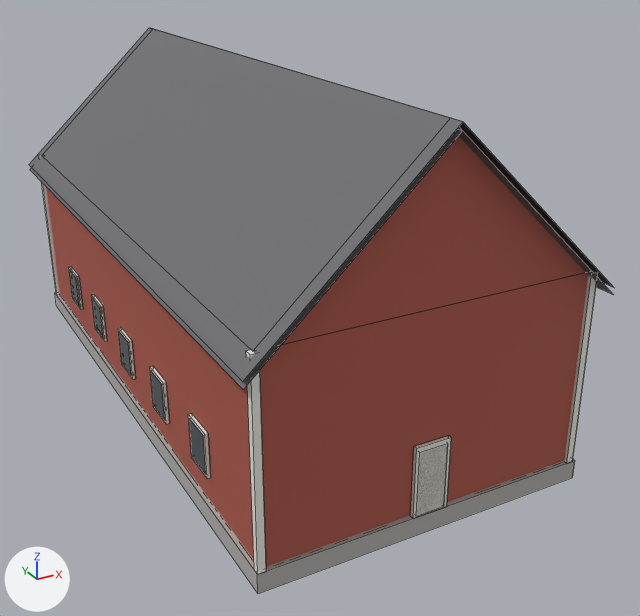
The Blender file assets/environment/blender/barn.blend: old version first, new version second.
Both versions are drawn from a camera (50 mm lens) standing at (-12.1, -26.0, 14.7) and looking at (1.8, -0.7, 2.0). The axes (+X, +Y, +Z) are drawn at lower left. The lights are the same throughout. The first picture is the older version. Mesh edges are drawn as thin lines. Objects named as collision shapes, trigger or cutter boxes, shadow casters or lower levels of detail are left out.

The first picture shows 'barn_LOD0'.
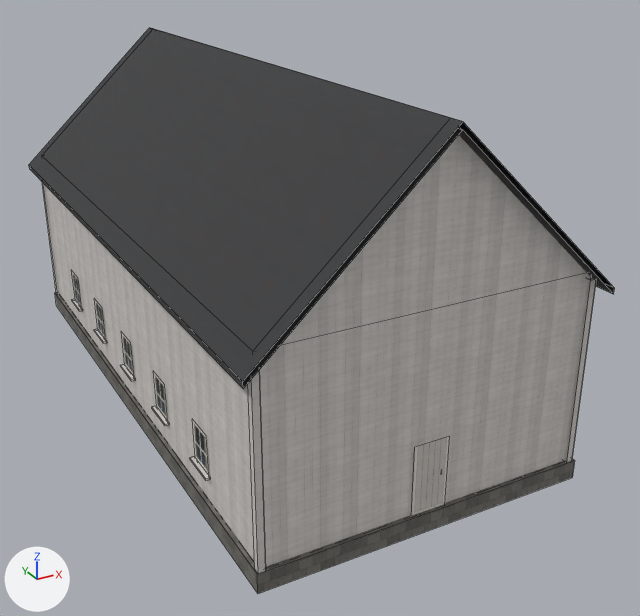
Where the change shows, as pixel boxes [x1, y1, x2, y2] in the pictures (640 x 616 px; the box of a moved part takes in the faces that stretch with it):
'barn_LOD0', reshaped
    before: [29, 28, 614, 594]
    after: [29, 28, 615, 594]
part 1 of me_barn_lod0, moved or reshaped (not visible before)
    after: [192, 419, 209, 475]
part 2 of me_barn_lod0, moved or reshaped (not visible before)
    after: [154, 372, 168, 421]
part 3 of me_barn_lod0, moved or reshaped (not visible before)
    after: [121, 331, 134, 377]
part 4 of me_barn_lod0, moved or reshaped (not visible before)
    after: [94, 298, 106, 340]
part 5 of me_barn_lod0, moved or reshaped (not visible before)
    after: [72, 271, 82, 308]
part 6 of me_barn_lod0, deleted
    before: [38, 155, 595, 517]
part 7 of me_barn_lod0, moved or reshaped
    before: [77, 276, 451, 479]
    after: [29, 165, 615, 480]
part 8 of me_barn_lod0, recoloured
    both: [55, 292, 575, 594]
part 9 of me_barn_lod0, recoloured (red to grey)
    both: [46, 127, 588, 567]
part 10 of me_barn_lod0, recoloured (darker)
    both: [29, 28, 614, 389]
part 11 of me_barn_lod0, recoloured
    before: [38, 156, 597, 573]
    after: [42, 182, 596, 572]

The change, as a list of edits to the scene's bpy script:
```text
Add mat_bld_sidingboard:
    mat_bld_sidingboard = bpy.data.materials.new('Bld_SidingBoard')
    # uses the picture img_bld_siding_board_alb_png
    # uses the picture img_bld_siding_board_nrm_png
Add mat_bld_woodgrey:
    mat_bld_woodgrey = bpy.data.materials.new('Bld_WoodGrey')
    # uses the picture img_bld_wood_grey_alb_png
    # uses the picture img_bld_wood_grey_nrm_png
Add mat_bld_trim:
    mat_bld_trim = bpy.data.materials.new('Bld_Trim')
    # uses the picture img_bld_siding_board_alb_png
    # uses the picture img_bld_siding_board_nrm_png
Add mat_bld_door:
    mat_bld_door = bpy.data.materials.new('Bld_Door')
    # uses the picture img_bld_door_alb_png
    # uses the picture img_bld_door_nrm_png
Add mat_bld_roofsheet:
    mat_bld_roofsheet = bpy.data.materials.new('Bld_RoofSheet')
    # uses the picture img_bld_roof_sheet_alb_png
    # uses the picture img_bld_roof_sheet_nrm_png
Add mat_bld_window:
    mat_bld_window = bpy.data.materials.new('Bld_Window')
    # uses the picture img_bld_window_alb_png
    # uses the picture img_bld_window_nrm_png
Add mat_bld_stone:
    mat_bld_stone = bpy.data.materials.new('Bld_Stone')
    # uses the picture img_bld_stone_alb_png
    # uses the picture img_bld_stone_nrm_png
Change me_barn_lod0:
    remove me_barn_lod0.from_pydata(...)  # 730 vertices, 183 faces; spans x -5.4..12.0, y -10.4..10.4, z -0.6..10.6
    remove me_barn_lod0.materials.append(mat_glass_dark)  # dark grey #454b50
    remove me_barn_lod0.materials.append(mat_wood_weathered)  # beige #aa9e8e
    remove me_barn_lod0.materials.append(mat_wood_planks)  # beige #a29586
    add me_barn_lod0.from_pydata(...)  # 474 vertices, 119 faces; spans x -5.4..12.0, y -10.4..10.4, z -0.6..10.6
    me_barn_lod0 part 1: the loose piece of 4 vertices spanning x -5.1, y -6.9..-5.9, z 1.0..2.2 is moved by (0.0, 0.0, -0.1), in mat_bld_window
    me_barn_lod0 part 2: the loose piece of 4 vertices spanning x -5.1, y -3.7..-2.7, z 1.0..2.2 is moved by (0.0, 0.0, -0.1), in mat_bld_window
    me_barn_lod0 part 3: the loose piece of 4 vertices spanning x -5.1, y -0.5..0.5, z 1.0..2.2 is moved by (0.0, 0.0, -0.1), in mat_bld_window
    me_barn_lod0 part 4: the loose piece of 4 vertices spanning x -5.1, y 2.7..3.7, z 1.0..2.2 is moved by (0.0, 0.0, -0.1), in mat_bld_window
    me_barn_lod0 part 5: the loose piece of 4 vertices spanning x -5.1, y 5.9..6.9, z 1.0..2.2 is moved by (0.0, 0.0, -0.1), in mat_bld_window
    me_barn_lod0 part 6: 65 loose pieces with 260 vertices, spanning x -5.1..5.1, y -10.1..10.1, z 0.0..6.0, are deleted
    me_barn_lod0 part 7: 32 vertices moved from x -5.1..5.1, y -10.1..10.1, z 6.0 to x -5.1..5.1, y -10.1..10.1, z 5.8; 100 vertices removed from x -5.1..5.1, y -10.1..7.0, z 0.0..2.3; 104 vertices added at x -5.4..5.4, y -10.4..10.4, z 0.9..5.8
    me_barn_lod0 part 8: 8 faces spanning x -5.2..12.0, y -10.1..10.1, z -0.6..2.5 switch from mat_stone_foundation (grey #b3b1ad) to mat_bld_stone
    me_barn_lod0 part 9: 8 faces spanning x -5.0..5.0, y -10.0..10.0, z 0.0..10.6 switch from mat_paint_falured (red #ad594b) to mat_bld_sidingboard
    me_barn_lod0 part 10: 4 faces spanning x -5.4..5.4, y -10.4..10.4, z 5.4..10.6 switch from mat_roof_dark (grey #6f6f73) to mat_bld_roofsheet
    me_barn_lod0 part 11: 30 faces spanning x -5.2..5.2, y -10.1..10.1, z 0.0..5.8 switch from mat_paint_white (white #efede7) to mat_bld_trim
    other edits to the shape of me_barn_lod0 do not show in these pictures
    add me_barn_lod0.materials.append(mat_bld_window)
    add me_barn_lod0.materials.append(mat_bld_door)
    add me_barn_lod0.materials.append(mat_bld_woodgrey)
```
